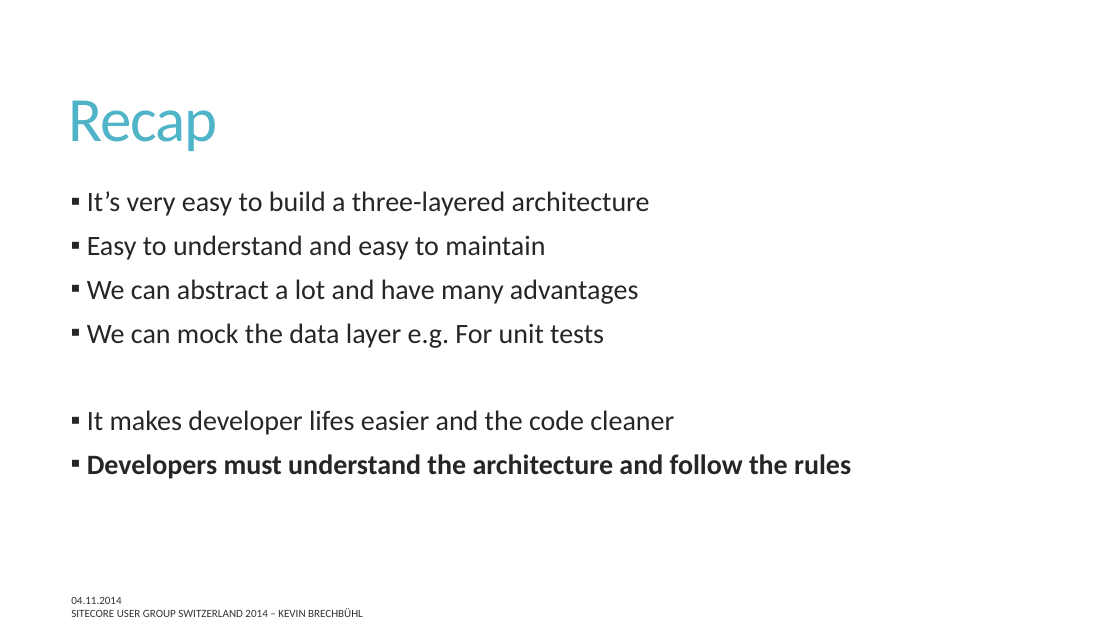
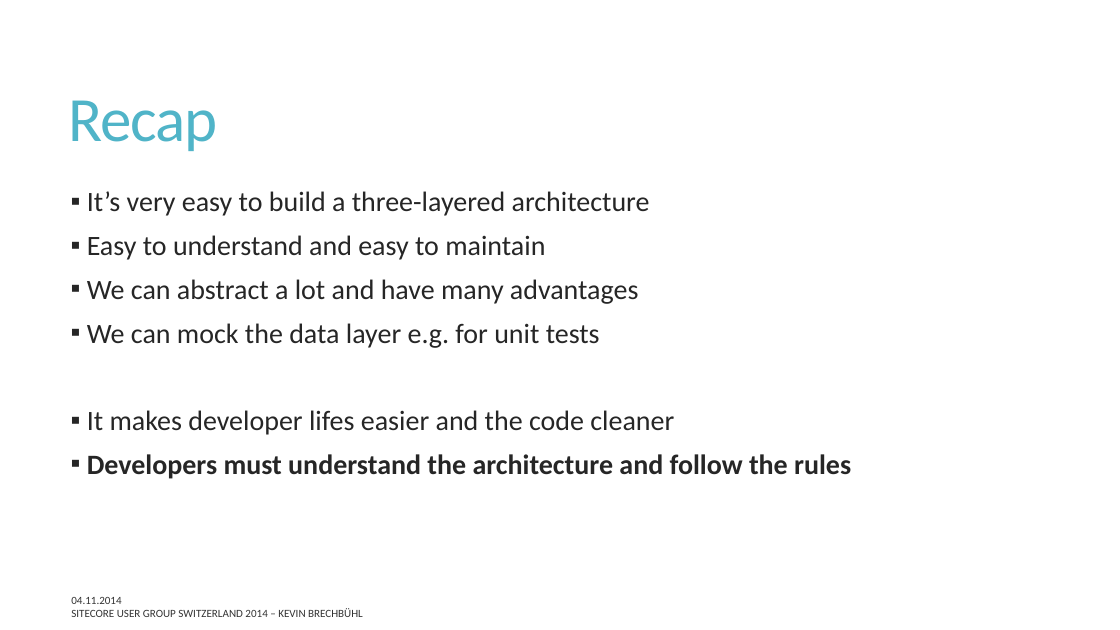
Before and after one commit to SUGCH/ThreeLayeredArchitectureWithSitecore, a slide deck: slide 13 of doc/ThreeLayeredArchitectureWithSitecore.pptx. Drawn at 1120x630 pixels with LibreOffice and Linux fonts; fonts in the diff are those of the drawing. Boxes give left, top, right and bottom in pixels: in the first picture for what was removed or moved away, otherwise in the second. Text is boxed around its words. In the diff, an @@ line names an element or a change of style, - is before the commit and + after.

```diff
--- a/doc/ThreeLayeredArchitectureWithSitecore.pptx
+++ b/doc/ThreeLayeredArchitectureWithSitecore.pptx
@@ text at bbox=[87, 323, 600, 348]: text changed @@
-▪ We can mock the data layer e.g. For unit tests
+▪ We can mock the data layer e.g. for unit tests
```
Also in this commit, not shown: 2 other slides changed, 1 other file.
